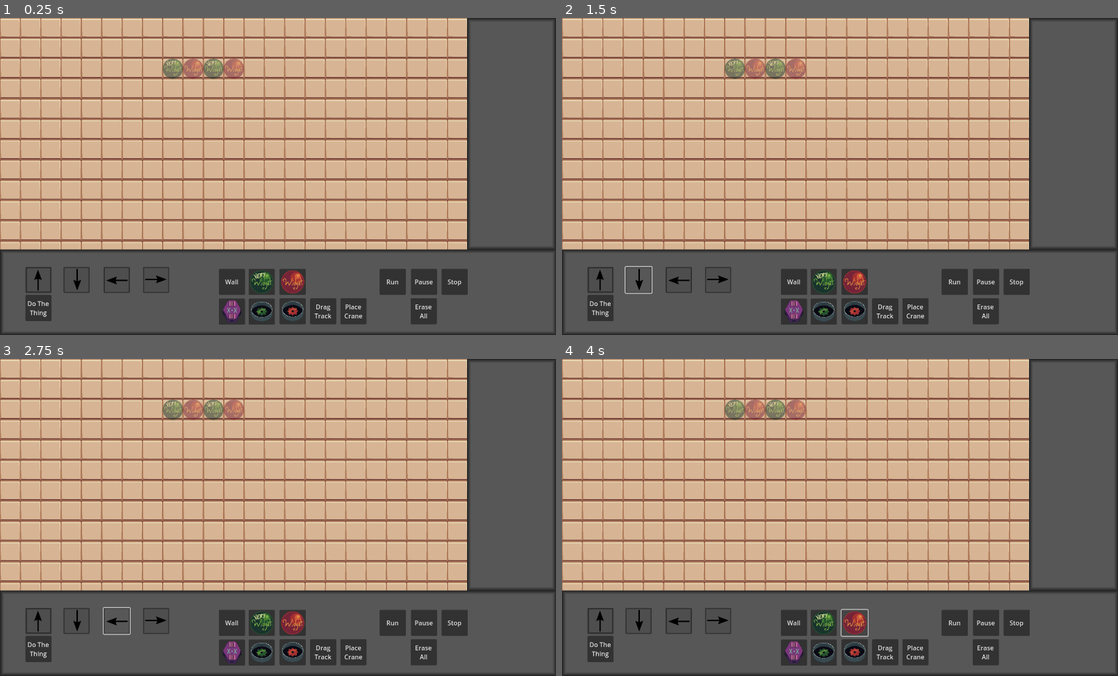
Above: before the commit, frames 1-4 (two rows, left to right).
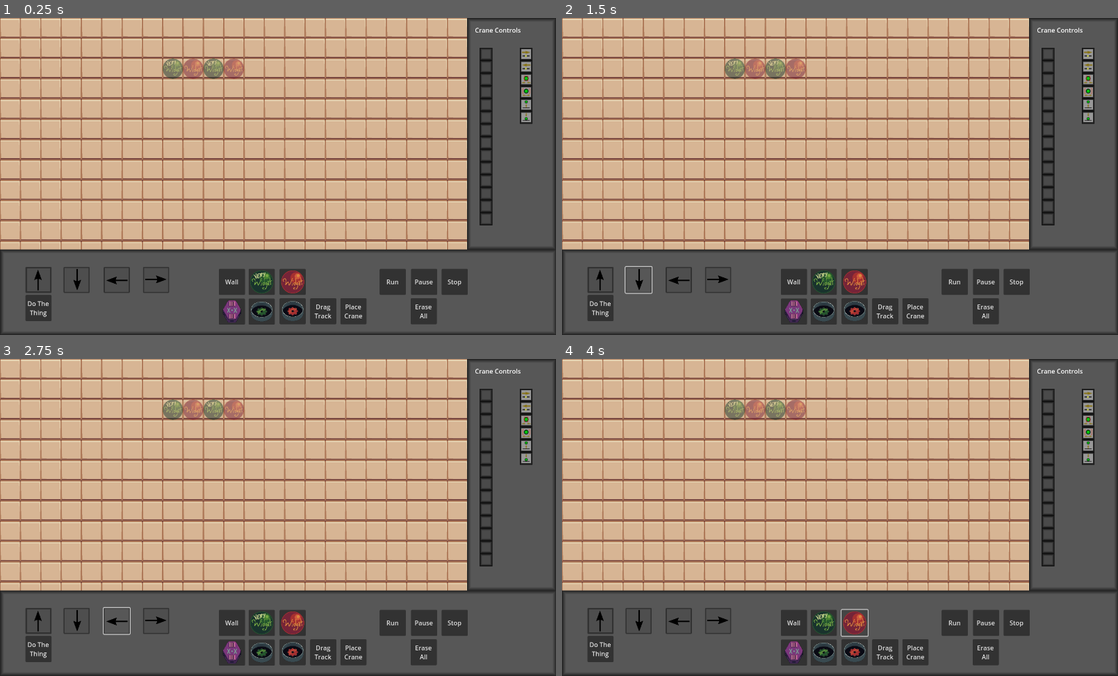
Above: after the commit, the same moments.

Repository: Salanmander/Roguetronics
Game: Godot game, scene res://Factory/factory.tscn
Two runs of this game, one before a commit and one after it. Both use one fixed random seed, a clock stepped at 60 frames per second and the inputs below. The engine's default icon, where the game draws it, is replaced by a stand-in: a white triangle on a blue panel in a dark square.
Inputs (mouse positions are in pixels of both pictures, inside the frame that each line leads up to):
- Up to frame 1 (0.25 s): no input
- Up to frame 2 (1.5 s): click (600, 281) at 0.5 s; click (639, 281) at 1.25 s
- Up to frame 3 (2.75 s): click (116, 622) at 2 s
- Up to frame 4 (4 s): click (717, 622) at 2.75 s; click (856, 622) at 3.5 s

The runs differ from the first frame. In frame 1, 1.3% of the frame differs, in the area x 85-96%, y 3-66%; in frame 2, 1.3%; in frame 3, 1.3%; in frame 4, 1.3%.

Commit message:
Crane UI
Can drag "command" icons from bank to list. No connection to cranes yet.

Diff:
--- a/Factory/Machine/Crane/crane.gd
+++ b/Factory/Machine/Crane/crane.gd
@@ -2,7 +2,7 @@
 class_name Crane
 
 
-const LAYER: int = 4
+const LAYER: int = -1
 
 var grabber_open: bool
 
--- /dev/null
+++ b/Factory/UI/command_bank.gd
@@ -0,0 +1,18 @@
+extends VBoxContainer
+
+var slot_packed = preload("res://Factory/UI/command_slot.tscn")
+
+var slots: Array[CommandSlot]
+
+
+# Called when the node enters the scene tree for the first time.
+func _ready():
+	size.y = 100
+
+	slots = []
+	# Start at 1 to skil the "no command" one
+	for i in range(1, Consts.NUM_CRANE_COMMANDS):
+		var new_slot = slot_packed.instantiate()
+		slots.append(new_slot)
+		add_child(new_slot)
+		new_slot.set_command(i)
--- /dev/null
+++ b/Factory/UI/command_slot.gd
@@ -0,0 +1,44 @@
+extends Panel
+class_name CommandSlot
+
+
+@onready var active_indicator: TextureRect = $ActiveIndicator
+@onready var image: TextureRect = $CommandImage
+
+var command: int
+
+# Called when the node enters the scene tree for the first time.
+func _ready():
+	set_command(Consts.NO_COMMAND)
+
+	mouse_entered.connect(_on_mouse_entered)
+	mouse_exited.connect(_on_mouse_exited)
+
+	# Use for debugging focus
+	#focus_entered.connect(_on_gets_focus)
+	#focus_exited.connect(_on_loses_focus)
+
+func set_command(new_command: int):
+	command = new_command
+	image.texture = Consts.COMMAND_IMAGES[command]
+
+func get_command() -> int:
+	return command
+
+func display_active(active: bool):
+	active_indicator.visible = active
+
+func _on_mouse_entered():
+	grab_focus.call_deferred()
+
+func _on_mouse_exited():
+	release_focus.call_deferred()
+
+
+
+# Use for debugging focus
+#func _on_gets_focus():
+	#modulate = Color(1, 0, 0, 1)
+	#
+#func _on_loses_focus():
+	#modulate = Color(1, 1, 1, 1)
--- /dev/null
+++ b/Factory/UI/command_slot.tscn
@@ -0,0 +1,47 @@
+[gd_scene load_steps=4 format=3 uid="uid://b2qhgha37kpn6"]
+
+[ext_resource type="Texture2D" uid="uid://dpvqigf2ldir8" path="res://icon.svg" id="1_johwb"]
+[ext_resource type="Script" path="res://Factory/UI/command_slot.gd" id="1_qydvf"]
+
+[sub_resource type="StyleBoxFlat" id="StyleBoxFlat_ds1qf"]
+bg_color = Color(0.290196, 0.290196, 0.290196, 1)
+border_width_left = 6
+border_width_top = 6
+border_width_right = 6
+border_width_bottom = 6
+border_color = Color(0.0392157, 0.0392157, 0.0392157, 1)
+border_blend = true
+
+[node name="CommandSlot" type="Panel"]
+custom_minimum_size = Vector2(32, 32)
+offset_right = 32.0
+offset_bottom = 32.0
+focus_mode = 1
+theme_override_styles/panel = SubResource("StyleBoxFlat_ds1qf")
+script = ExtResource("1_qydvf")
+
+[node name="CommandImage" type="TextureRect" parent="."]
+custom_minimum_size = Vector2(24, 24)
+layout_mode = 1
+anchors_preset = 8
+anchor_left = 0.5
+anchor_top = 0.5
+anchor_right = 0.5
+anchor_bottom = 0.5
+offset_left = -12.0
+offset_top = -12.0
+offset_right = 12.0
+offset_bottom = 12.0
+grow_horizontal = 2
+grow_vertical = 2
+expand_mode = 1
+
+[node name="ActiveIndicator" type="TextureRect" parent="."]
+visible = false
+layout_mode = 0
+offset_left = -20.0
+offset_top = 8.0
+offset_right = -4.0
+offset_bottom = 24.0
+texture = ExtResource("1_johwb")
+expand_mode = 1
--- /dev/null
+++ b/Factory/UI/crane_controls.gd
@@ -0,0 +1,47 @@
+extends Control
+class_name CraneControl
+
+@onready var program: VBoxContainer = $CraneProgram
+@onready var bank: VBoxContainer = $CommandBank
+
+# Called when the node enters the scene tree for the first time.
+func _ready():
+
+	# Connect signals from the command slots
+	var slots = program.get_children()
+	for slot: Panel in slots:
+		slot.gui_input.connect(_on_program_slot_input.bind(slot))
+
+	slots = bank.get_children()
+	for slot: Panel in slots:
+		slot.gui_input.connect(_on_bank_slot_input.bind(slot))
+
+
+# Called every frame. 'delta' is the elapsed time since the previous frame.
+func _process(delta):
+	pass
+
+func connect_to(crane: Crane):
+	pass
+
+func _on_program_slot_input(event: InputEvent, slot: Panel):
+	if event is InputEventMouseButton:
+		if event.is_released() and drag_image.is_holding():
+			var focused = get_viewport().gui_get_focus_owner()
+			if focused is CommandSlot and focused in program.get_children():
+				focused.set_command(drag_image.get_held_item())
+		elif event.is_pressed() and event.button_index == MOUSE_BUTTON_LEFT:
+			if slot.get_command() != Consts.NO_COMMAND:
+				drag_image.hold(slot.get_command())
+			slot.set_command(Consts.NO_COMMAND)
+	pass
+
+func _on_bank_slot_input(event: InputEvent, slot: Panel):
+	if event is InputEventMouseButton:
+		if event.is_released() and drag_image.is_holding():
+			var focused = get_viewport().gui_get_focus_owner()
+			if focused is CommandSlot and focused in program.get_children():
+				focused.set_command(drag_image.get_held_item())
+		elif event.is_pressed() and event.button_index == MOUSE_BUTTON_LEFT:
+			drag_image.hold(slot.get_command())
+	pass
--- /dev/null
+++ b/Factory/UI/crane_program.gd
@@ -0,0 +1,16 @@
+extends VBoxContainer
+
+var slot_packed = preload("res://Factory/UI/command_slot.tscn")
+
+const num_slots = 14
+var slots: Array[CommandSlot]
+
+# Called when the node enters the scene tree for the first time.
+func _ready():
+	size.y = 100
+
+	slots = []
+	for i in range(num_slots):
+		var new_slot = slot_packed.instantiate()
+		slots.append(new_slot)
+		add_child(new_slot)
--- a/Factory/Machine/Dispenser/dispenser_controls.gd
+++ b/Factory/UI/dispenser_controls.gd
@@ -1,5 +1,5 @@
 extends Control
-class_name DispenserControls
+class_name DispenserControl
 
 @onready var delay_box:SpinBox = $SpawnDelay
 
--- /dev/null
+++ b/Factory/UI/drag_image.gd
@@ -0,0 +1,33 @@
+extends TextureRect
+
+var held_item:int
+
+# Called when the node enters the scene tree for the first time.
+func _ready():
+	visible = false
+	texture = null
+
+	pass # Replace with function body.
+
+
+# Called every frame. 'delta' is the elapsed time since the previous frame.
+func _process(delta):
+	if visible:
+		position = get_global_mouse_position() - size/2
+
+		if not Input.is_mouse_button_pressed(MOUSE_BUTTON_LEFT):
+			visible = false
+	pass
+
+
+func hold(item_number: int):
+	texture = Consts.COMMAND_IMAGES[item_number]
+	held_item = item_number
+	visible = true
+
+
+func is_holding() -> bool:
+	return visible
+
+func get_held_item() -> int:
+	return held_item
--- /dev/null
+++ b/Factory/UI/drag_image.tscn
@@ -0,0 +1,12 @@
+[gd_scene load_steps=2 format=3 uid="uid://bvb204hheyof2"]
+
+[ext_resource type="Script" path="res://Factory/UI/drag_image.gd" id="2_8i71j"]
+
+[node name="DragImage" type="TextureRect"]
+modulate = Color(1, 1, 1, 0.501961)
+custom_minimum_size = Vector2(24, 24)
+offset_right = 24.0
+offset_bottom = 24.0
+mouse_filter = 2
+expand_mode = 1
+script = ExtResource("2_8i71j")
--- a/Factory/factory.gd
+++ b/Factory/factory.gd
@@ -1,8 +1,8 @@
 extends Node2D
 
 @onready var floor: FactoryFloor = $FactoryLayer/FactoryFloor
-@onready var dispenser_controls: DispenserControls = $UILayer/MachineControls/DispenserControls
-
+@onready var dispenser_control: DispenserControl = $UILayer/MachineControls/DispenserControl
+@onready var crane_control: CraneControl = $UILayer/MachineControls/CraneControl
 
 # Called when the node enters the scene tree for the first time.
 func _ready():
@@ -17,19 +17,25 @@
 
 
 func hide_all_controls():
-	dispenser_controls.visible = false
+	dispenser_control.visible = false
+	crane_control.visible = false
 
 func show_control(UIElement: Control):
 	UIElement.visible = true
 
 func _on_element_selected(element):
-	if not element is Dispenser:
-		return
+	var control_to_show: Control = null
+	if element is Dispenser:
+		dispenser_control.connect_to(element)
+		hide_all_controls()
+		show_control(dispenser_control)
 
-	dispenser_controls.connect_to(element)
+	elif element is Crane:
+		crane_control.connect_to(element)
+		hide_all_controls()
+		show_control(crane_control)
 
-	hide_all_controls()
-	show_control(dispenser_controls)
+
 
 func _on_simulation_started():
 	hide_all_controls()
--- a/Factory/factory.tscn
+++ b/Factory/factory.tscn
@@ -11,7 +11,10 @@
 [ext_resource type="Texture2D" uid="uid://4jl7a6bsnn7s" path="res://Factory/Machine/Combiner/combiner_V.png" id="6_nnkyd"]
 [ext_resource type="Texture2D" uid="uid://caj4dt65p80sr" path="res://Factory/Machine/Dispenser/dispenser_widget.png" id="7_78wcy"]
 [ext_resource type="Texture2D" uid="uid://cluvv73hlh0vo" path="res://Factory/Machine/Dispenser/dispenser_verywidget.png" id="8_8iadg"]
-[ext_resource type="Script" path="res://Factory/Machine/Dispenser/dispenser_controls.gd" id="9_dhkmi"]
+[ext_resource type="Script" path="res://Factory/UI/dispenser_controls.gd" id="9_p24vu"]
+[ext_resource type="Script" path="res://Factory/UI/crane_controls.gd" id="10_5vdjy"]
+[ext_resource type="Script" path="res://Factory/UI/crane_program.gd" id="11_wqryl"]
+[ext_resource type="Script" path="res://Factory/UI/command_bank.gd" id="12_vgtn5"]
 
 [sub_resource type="StyleBoxFlat" id="StyleBoxFlat_hjol2"]
 bg_color = Color(0.341176, 0.341176, 0.341176, 1)
@@ -55,6 +58,7 @@
 script = ExtResource("1_ajpdm")
 
 [node name="UILayer" type="CanvasLayer" parent="."]
+layer = -1
 
 [node name="DummyPlaceholder" type="Sprite2D" parent="UILayer"]
 position = Vector2(456, 282)
@@ -237,6 +241,7 @@
 expand_icon = true
 
 [node name="PlaceCrane" type="Button" parent="UILayer/Button Panel"]
+layout_mode = 0
 offset_left = 857.0
 offset_top = 123.0
 offset_right = 923.0
@@ -266,21 +271,21 @@
 offset_bottom = -215.0
 theme_override_styles/panel = SubResource("StyleBoxFlat_hjol2")
 
-[node name="DispenserControls" type="Control" parent="UILayer/MachineControls"]
+[node name="DispenserControl" type="Control" parent="UILayer/MachineControls"]
 visible = false
 anchors_preset = 0
 offset_right = 222.0
 offset_bottom = 584.0
-script = ExtResource("9_dhkmi")
-
-[node name="SpawnDelay" type="SpinBox" parent="UILayer/MachineControls/DispenserControls"]
+script = ExtResource("9_p24vu")
+
+[node name="SpawnDelay" type="SpinBox" parent="UILayer/MachineControls/DispenserControl"]
 layout_mode = 0
 offset_left = 66.0
 offset_top = 98.0
 offset_right = 149.063
 offset_bottom = 129.0
 
-[node name="Label" type="Label" parent="UILayer/MachineControls/DispenserControls"]
+[node name="Label" type="Label" parent="UILayer/MachineControls/DispenserControl"]
 layout_mode = 0
 offset_left = 16.0
 offset_top = 73.0
@@ -288,8 +293,41 @@
 offset_bottom = 96.0
 text = "Cycles between widgets"
 
+[node name="CraneControl" type="Control" parent="UILayer/MachineControls"]
+layout_mode = 3
+anchors_preset = 0
+offset_right = 222.0
+offset_bottom = 584.0
+script = ExtResource("10_5vdjy")
+
+[node name="Label" type="Label" parent="UILayer/MachineControls/CraneControl"]
+layout_mode = 0
+offset_left = 20.0
+offset_top = 19.0
+offset_right = 204.0
+offset_bottom = 42.0
+text = "Crane Controls"
+
+[node name="CraneProgram" type="VBoxContainer" parent="UILayer/MachineControls/CraneControl"]
+layout_mode = 0
+offset_left = 32.0
+offset_top = 75.0
+offset_right = 64.0
+offset_bottom = 523.0
+theme_override_constants/separation = 0
+script = ExtResource("11_wqryl")
+
+[node name="CommandBank" type="VBoxContainer" parent="UILayer/MachineControls/CraneControl"]
+layout_mode = 0
+offset_left = 133.0
+offset_top = 75.0
+offset_right = 165.0
+offset_bottom = 523.0
+theme_override_constants/separation = 0
+script = ExtResource("12_vgtn5")
+
 [node name="FactoryLayer" type="CanvasLayer" parent="."]
-layer = 0
+layer = -2
 scale = Vector2(0.4, 0.4)
 transform = Transform2D(0.4, 0, 0, 0.4, 0, 0)
 
--- a/Factory/factory_floor.gd
+++ b/Factory/factory_floor.gd
@@ -156,7 +156,7 @@
 		if event.button_index == MOUSE_BUTTON_RIGHT:
 			# Check to see if there's a clickable thing there
 			for machine:Machine in machines:
-				if not machine is Dispenser:
+				if not (machine is Dispenser or machine is Crane):
 					continue
 
 				if (event.position - machine.position).length() < 64:
--- a/Singletons/consts.gd
+++ b/Singletons/consts.gd
@@ -12,7 +12,27 @@
 const COMBINER:int = 1
 const DISPENSER:int = 2
 
-const UP = 0
-const DOWN = PI
-const RIGHT = PI/2
-const LEFT = 3*PI/2
+const UP: int = 0
+const DOWN: int = PI
+const RIGHT: int = PI/2
+const LEFT: int = 3*PI/2
+
+const NUM_CRANE_COMMANDS: int = 7
+const NO_COMMAND: int = 0
+const FORWARD: int = 1
+const BACKWARD: int = 2
+const GRAB: int = 3
+const RELEASE: int = 4
+const RAISE: int = 5
+const LOWER: int = 6
+var COMMAND_IMAGES:Array = []
+
+func _init():
+	COMMAND_IMAGES.resize(NUM_CRANE_COMMANDS)
+	COMMAND_IMAGES[NO_COMMAND] = null
+	COMMAND_IMAGES[FORWARD] = load("res://Factory/UI/assets/forward.png")
+	COMMAND_IMAGES[BACKWARD] = load("res://Factory/UI/assets/backward.png")
+	COMMAND_IMAGES[GRAB] = load("res://Factory/UI/assets/grab.png")
+	COMMAND_IMAGES[RELEASE] = load("res://Factory/UI/assets/release.png")
+	COMMAND_IMAGES[RAISE] = load("res://Factory/UI/assets/raise.png")
+	COMMAND_IMAGES[LOWER] = load("res://Factory/UI/assets/lower.png")
--- a/project.godot
+++ b/project.godot
@@ -21,6 +21,7 @@
 SceneManager="*res://Singletons/scene_manager.gd"
 Consts="*res://Singletons/consts.gd"
 Util="*res://Singletons/util.gd"
+drag_image="*res://Factory/UI/drag_image.tscn"
 
 [debug]
 
Binary file added: Factory/UI/assets/backward.png
Binary file added: Factory/UI/assets/forward.png
Binary file added: Factory/UI/assets/grab.png
Binary file added: Factory/UI/assets/lower.png
Binary file added: Factory/UI/assets/raise.png
Binary file added: Factory/UI/assets/release.png
Not shown: 1 places in Factory/factory.tscn that only renumber resources
